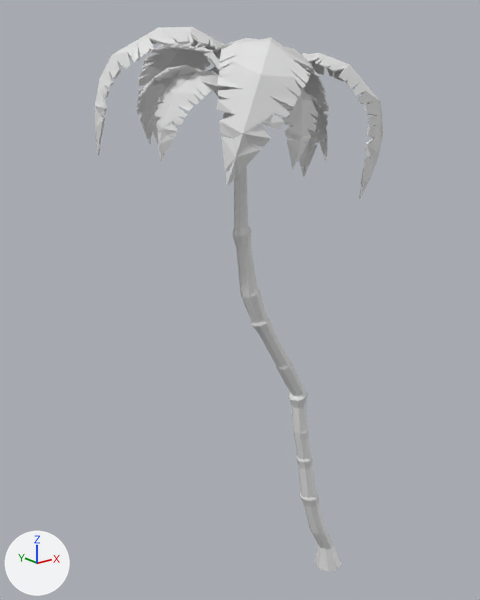
Renders of the FBX model Assets/FBX/Models/Flora/Palms/palm3.fbx from each side of a commit.
Camera for both pictures: a 50 mm lens placed at (-11.41, -10.4, 12.29), pointed at (-2.67, 0.52, 7.92). Lighting does not change. The marker at lower left points along +X, +Y and +Z. Objects named as collision shapes, trigger or cutter boxes, shadow casters or lower levels of detail are left out.

The scene before the commit, as lines of its bpy script (objects in view):
```python
me_plane = bpy.data.meshes.new('Plane')
me_plane.from_pydata(...)  # 2027 vertices, 1814 faces; spans x -5.82..0.35, y -2.57..2.72, z 0.0..13.37
me_plane.materials.append(mat_material_001)  # white #e7e7e7
ob_palm3_lod0 = bpy.data.objects.new('palm3_LOD0', me_plane)
ob_palm3_lod0.location = (0.0, 0.0, 0.0)
```
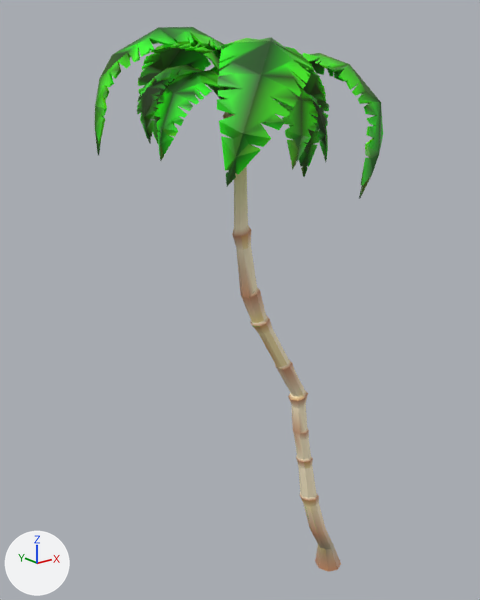
Patch to the scene script:
```diff
--- a/Assets/FBX/Models/Flora/Palms/palm3.fbx.py
+++ b/Assets/FBX/Models/Flora/Palms/palm3.fbx.py
@@ img_palm3_png @@
+img_palm3_png = load_image('palm3.png', '../../../../Materials/Textures/Flora/Palms/palm3.png', 1024, 1024, 'sRGB')
@@ mat_material @@
+mat_material = principled_material('Material')
+mat_material.texture = img_palm3_png
@@ me_plane @@
 me_plane.from_pydata(...)  # 2027 vertices, 1814 faces; spans x -5.82..0.35, y -2.57..2.72, z 0.0..13.37
-me_plane.materials.append(mat_material_001)  # white #e7e7e7
+me_plane.materials.append(mat_material)  # picture img_palm3_png
```

Location of each change, [x1, y1, x2, y2] in pixels of the pictures (480 x 600 px):
'palm3_LOD0', recoloured (grey to green)
    both: [95, 27, 383, 572]
